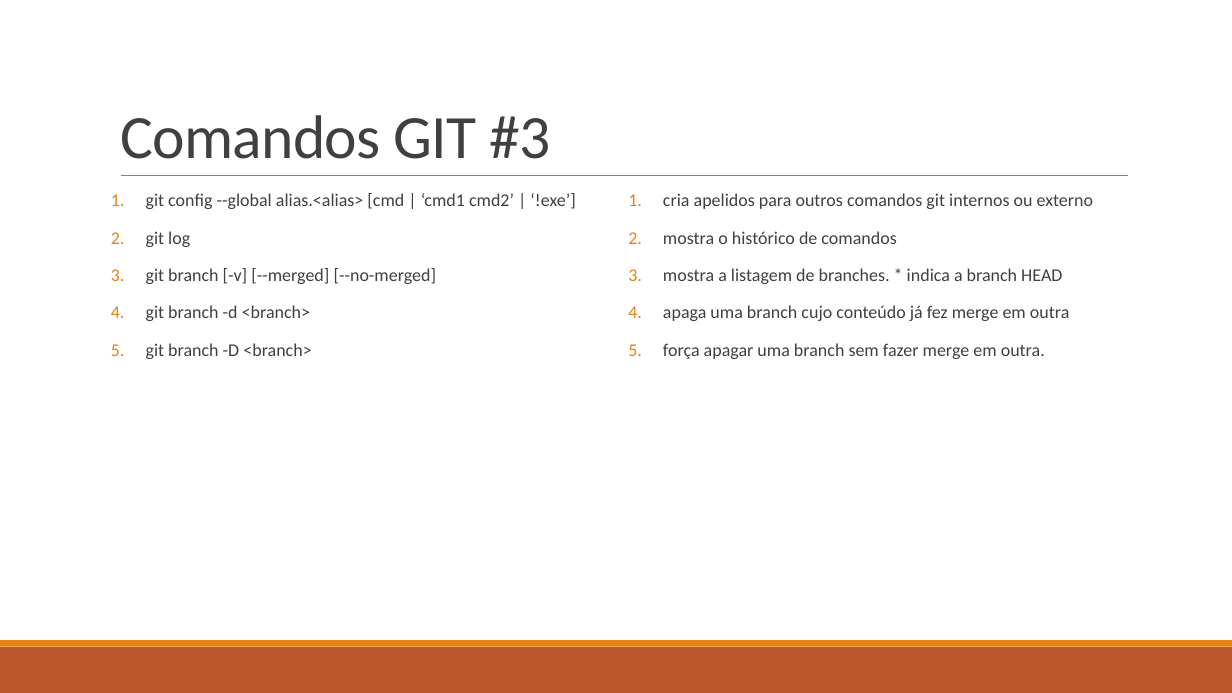
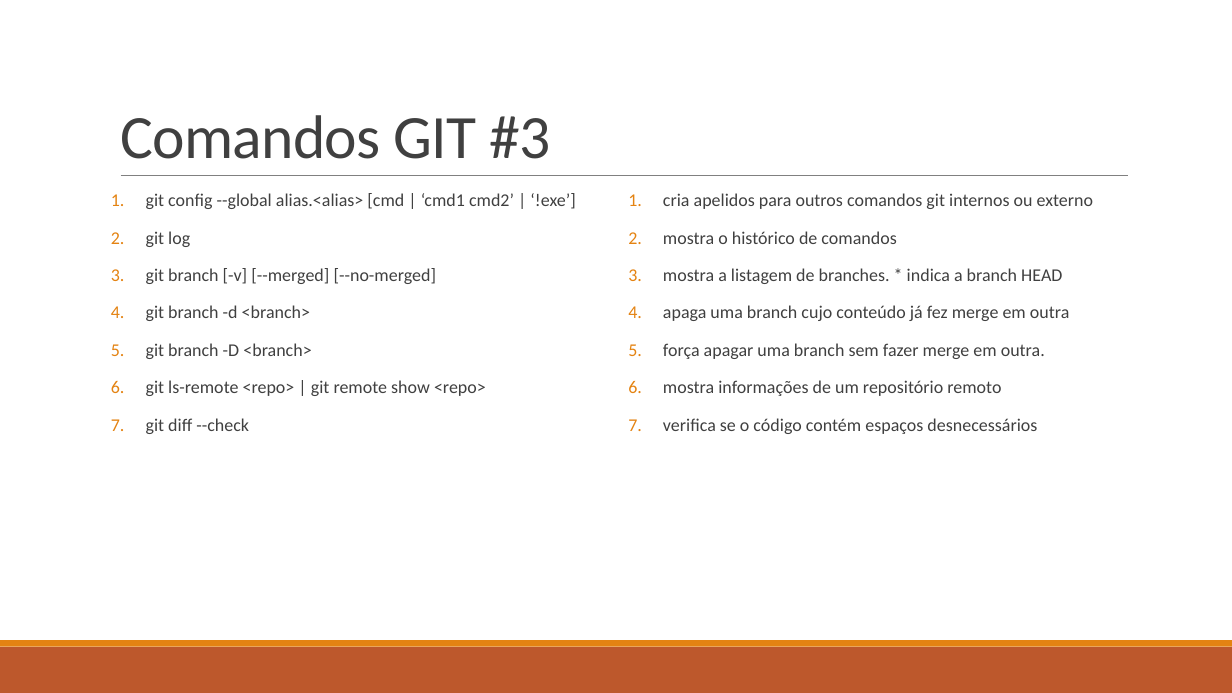
Before and after one commit to ekson73/Docs, a slide deck: slide 34 of Projeto VEK - GIT 4 VEK.pptx (slide 37 before the commit). Drawn at 1232x693 pixels with LibreOffice and Linux fonts; fonts in the diff are those of the drawing. Boxes give left, top, right and bottom in pixels: in the first picture for what was removed or moved away, otherwise in the second. Text is boxed around its words. In the diff, an @@ line names an element or a change of style, - is before the commit and + after.

```diff
--- a/Projeto VEK - GIT 4 VEK.pptx
+++ b/Projeto VEK - GIT 4 VEK.pptx
@@ text at [146,380,486,434]: paragraphs added @@
+6. git ls-remote <repo> | git remote show <repo>
+7. git diff --check
@@ text at [663,380,1037,434]: paragraphs added @@
+6. mostra informações de um repositório remoto
+7. verifica se o código contém espaços desnecessários
```
Also in this commit, not shown: 15 other slides changed, 24 slides added, 2 slides removed, 2 other files.
